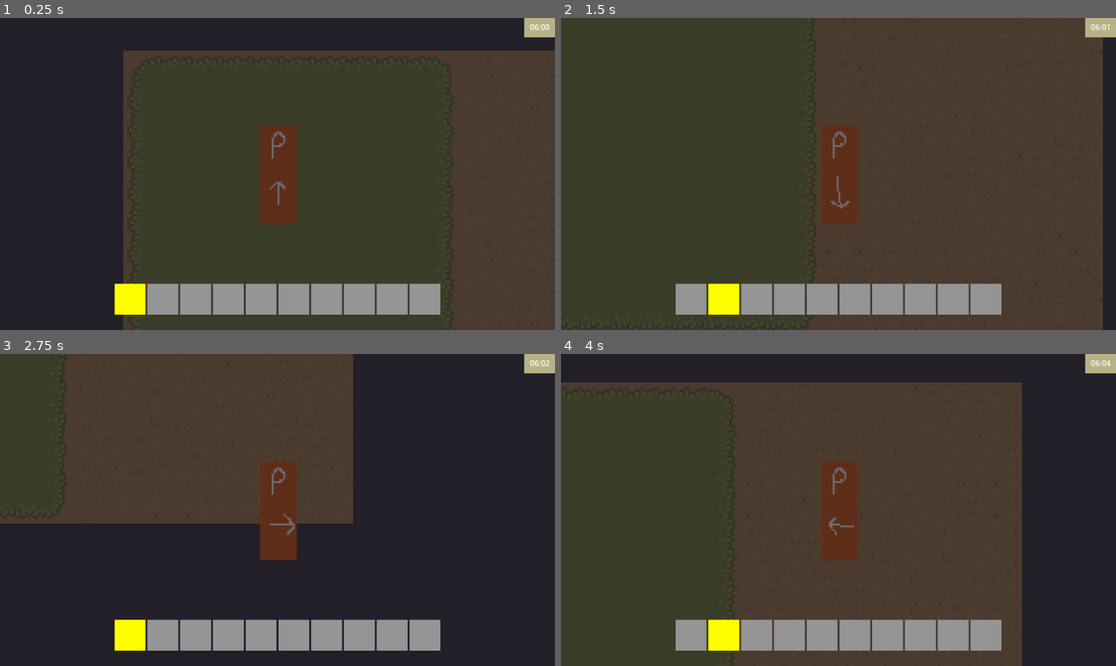
Above: before the commit, frames 1-4 (two rows, left to right).
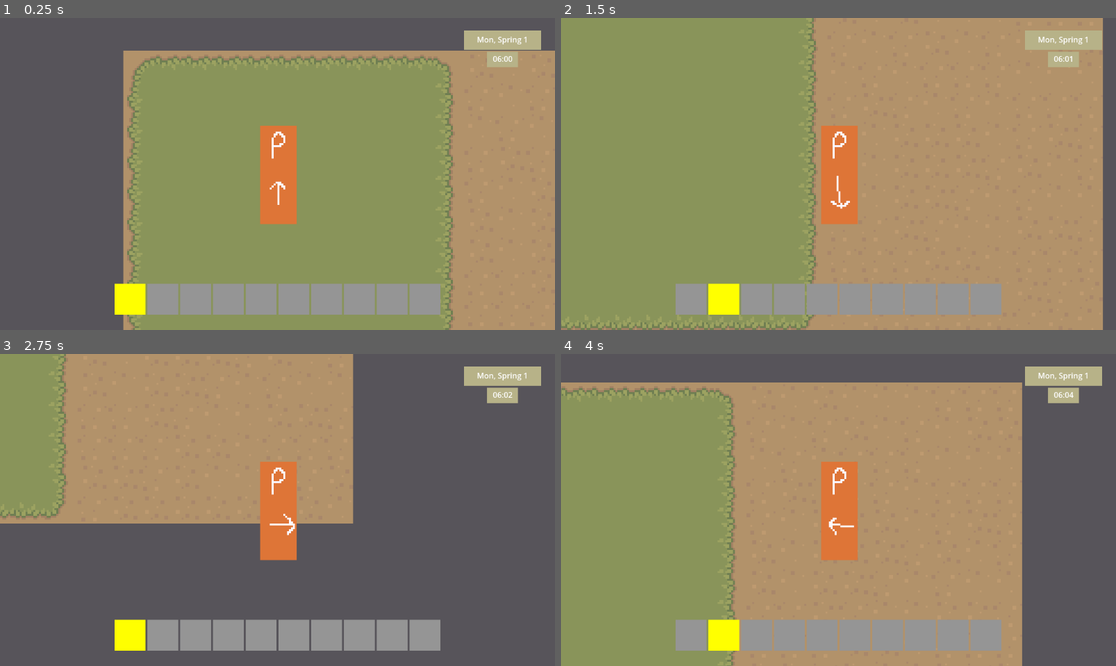
Above: after the commit, the same moments.

Repository: ellis-matthew4/farming-game-framework
Game: Godot game, scene res://scenes/map.tscn
The game is run twice, just before and just after one commit, with the same random seed, the same clock (stepped at 60 frames per second) and the same inputs. The project has no main scene, so this scene is started directly.
Inputs (mouse positions are in pixels of both pictures, inside the frame that each line leads up to):
- Up to frame 1 (0.25 s): no input
- Up to frame 2 (1.5 s): tap Enter at 0.5 s; move the mouse to (960, 158) at 0.52 s; hold D (move_right) 0.53-1.28 s; tap Space (player_interact) at 0.6 s; click (960, 158) at 0.67 s; move the mouse to (727, 189) at 1.27 s; hold S (move_down) from 1.28 s (still down); tap Mouse wheel down (ux_mwd) at 1.35 s
- Up to frame 3 (2.75 s): move the mouse to (333, 441) at 2.02 s; release S (move_down) at 2.03 s; hold D (move_right) from 2.03 s (still down); tap Mouse wheel up (ux_mwu) at 2.1 s
- Up to frame 4 (4 s): move the mouse to (810, 572) at 2.77 s; release D (move_right) at 2.78 s; hold W (move_up) 2.78-3.53 s; tap Space (player_interact) at 2.85 s; click (810, 572) at 2.92 s; move the mouse to (1005, 556) at 3.52 s; hold A (move_left) from 3.53 s (still down); tap Mouse wheel down (ux_mwd) at 3.6 s

The runs differ from the first frame. In frame 1, 95% of the frame differs, in the area x 0-100%, y 0-100%; in frame 2, 95%; in frame 3, 94%; in frame 4, 95%.

Commit message:
Implemented Calendar

Diff:
--- /dev/null
+++ b/src/scenes/Menus/calendar.tscn
@@ -0,0 +1,39 @@
+[gd_scene load_steps=2 format=3 uid="uid://25yggk7n4nul"]
+
+[ext_resource type="Script" path="res://scripts/calendar.gd" id="1_ca1eh"]
+
+[node name="Calendar" type="Control"]
+custom_minimum_size = Vector2(160, 40)
+layout_mode = 3
+anchors_preset = 15
+anchor_right = 1.0
+anchor_bottom = 1.0
+offset_right = -992.0
+offset_bottom = -608.0
+grow_horizontal = 2
+grow_vertical = 2
+size_flags_horizontal = 3
+size_flags_vertical = 3
+script = ExtResource("1_ca1eh")
+
+[node name="ColorRect" type="ColorRect" parent="."]
+custom_minimum_size = Vector2(160, 0)
+layout_mode = 0
+offset_right = 40.0
+offset_bottom = 40.0
+color = Color(0.717647, 0.698039, 0.533333, 1)
+
+[node name="Label" type="Label" parent="ColorRect"]
+layout_mode = 1
+anchors_preset = 8
+anchor_left = 0.5
+anchor_top = 0.5
+anchor_right = 0.5
+anchor_bottom = 0.5
+offset_left = -44.5
+offset_top = -13.0
+offset_right = 44.5
+offset_bottom = 13.0
+grow_horizontal = 2
+grow_vertical = 2
+text = "Wed, Summer 31"
--- a/src/scenes/Menus/clock.tscn
+++ b/src/scenes/Menus/clock.tscn
@@ -3,21 +3,20 @@
 [ext_resource type="Script" path="res://scripts/clock.gd" id="1_f0omx"]
 
 [node name="Clock" type="Control"]
+custom_minimum_size = Vector2(64, 32)
 layout_mode = 3
-anchors_preset = 1
-anchor_left = 1.0
-anchor_right = 1.0
-offset_left = -64.0
-offset_right = -64.0
-grow_horizontal = 0
-size_flags_horizontal = 0
+anchors_preset = 0
+offset_right = 64.0
+offset_bottom = 32.0
+size_flags_horizontal = 2
+size_flags_vertical = 3
 script = ExtResource("1_f0omx")
 
 [node name="ColorRect" type="ColorRect" parent="."]
 custom_minimum_size = Vector2(64, 32)
-layout_mode = 0
-offset_right = 40.0
-offset_bottom = 40.0
+layout_mode = 2
+offset_right = 64.0
+offset_bottom = 32.0
 color = Color(0.717647, 0.698039, 0.533333, 1)
 
 [node name="Label" type="Label" parent="ColorRect"]
--- /dev/null
+++ b/src/scenes/Menus/time_display.tscn
@@ -0,0 +1,25 @@
+[gd_scene load_steps=3 format=3 uid="uid://df8pwckp5xt4"]
+
+[ext_resource type="PackedScene" uid="uid://25yggk7n4nul" path="res://scenes/Menus/calendar.tscn" id="1_sa3td"]
+[ext_resource type="PackedScene" uid="uid://b6kydb3iq66tg" path="res://scenes/Menus/clock.tscn" id="2_cm86o"]
+
+[node name="TimeDisplay" type="Control"]
+layout_mode = 3
+anchors_preset = 0
+offset_left = 963.0
+offset_top = 26.0
+offset_right = 963.0
+offset_bottom = 26.0
+size_flags_horizontal = 0
+
+[node name="VBoxContainer" type="VBoxContainer" parent="."]
+layout_mode = 0
+offset_bottom = 4.0
+
+[node name="Calendar" parent="VBoxContainer" instance=ExtResource("1_sa3td")]
+layout_mode = 2
+
+[node name="Clock" parent="VBoxContainer" instance=ExtResource("2_cm86o")]
+layout_mode = 2
+size_flags_horizontal = 4
+size_flags_vertical = 4
--- a/src/scenes/map.tscn
+++ b/src/scenes/map.tscn
@@ -212,6 +212,84 @@
 terrain_set_0/terrain_1/color = Color(0.0862745, 0.721569, 0.384314, 1)
 sources/1 = SubResource("TileSetAtlasSource_3hg2n")
 
+[sub_resource type="Animation" id="Animation_gdtri"]
+length = 0.001
+tracks/0/type = "value"
+tracks/0/imported = false
+tracks/0/enabled = true
+tracks/0/path = NodePath("AnimationPlayer/DayNightCycle:color")
+tracks/0/interp = 1
+tracks/0/loop_wrap = true
+tracks/0/keys = {
+"times": PackedFloat32Array(0),
+"transitions": PackedFloat32Array(1),
+"update": 0,
+"values": [Color(0.0196078, 0, 0.054902, 0.588235)]
+}
+
+[sub_resource type="Animation" id="Animation_lues2"]
+resource_name = "day_to_evening"
+length = 3.0
+tracks/0/type = "value"
+tracks/0/imported = false
+tracks/0/enabled = true
+tracks/0/path = NodePath("AnimationPlayer/DayNightCycle:color")
+tracks/0/interp = 1
+tracks/0/loop_wrap = true
+tracks/0/keys = {
+"times": PackedFloat32Array(0, 3),
+"transitions": PackedFloat32Array(1, 1),
+"update": 0,
+"values": [Color(0.807843, 0.662745, 1, 0), Color(0.819608, 0.32549, 0, 0.192157)]
+}
+
+[sub_resource type="Animation" id="Animation_5npdq"]
+resource_name = "evening_to_night"
+length = 3.0
+tracks/0/type = "value"
+tracks/0/imported = false
+tracks/0/enabled = true
+tracks/0/path = NodePath("AnimationPlayer/DayNightCycle:color")
+tracks/0/interp = 1
+tracks/0/loop_wrap = true
+tracks/0/keys = {
+"times": PackedFloat32Array(0, 3),
+"transitions": PackedFloat32Array(1, 1),
+"update": 0,
+"values": [Color(0.819608, 0.32549, 0, 0.192157), Color(0.0196078, 0, 0.054902, 0.588235)]
+}
+
+[sub_resource type="Animation" id="Animation_x6g0n"]
+resource_name = "morning"
+tracks/0/type = "value"
+tracks/0/imported = false
+tracks/0/enabled = true
+tracks/0/path = NodePath("AnimationPlayer/DayNightCycle:color")
+tracks/0/interp = 1
+tracks/0/loop_wrap = true
+tracks/0/keys = {
+"times": PackedFloat32Array(0),
+"transitions": PackedFloat32Array(1),
+"update": 0,
+"values": [Color(0.807843, 0.662745, 1, 0.0784314)]
+}
+
+[sub_resource type="Animation" id="Animation_2fgxf"]
+resource_name = "morning_to_day"
+length = 3.0
+tracks/0/type = "value"
+tracks/0/imported = false
+tracks/0/enabled = true
+tracks/0/path = NodePath("AnimationPlayer/DayNightCycle:color")
+tracks/0/interp = 1
+tracks/0/loop_wrap = true
+tracks/0/keys = {
+"times": PackedFloat32Array(0, 3),
+"transitions": PackedFloat32Array(1, 1),
+"update": 0,
+"values": [Color(0.807843, 0.662745, 1, 0.0784314), Color(0.807843, 0.662745, 1, 0)]
+}
+
 [sub_resource type="Animation" id="Animation_cap8d"]
 resource_name = "night_to_morning"
 length = 3.0
@@ -226,84 +304,6 @@
 "transitions": PackedFloat32Array(1, 1),
 "update": 0,
 "values": [Color(0.0196078, 0, 0.054902, 0.588235), Color(0.807843, 0.662745, 1, 0.0784314)]
-}
-
-[sub_resource type="Animation" id="Animation_gdtri"]
-length = 0.001
-tracks/0/type = "value"
-tracks/0/imported = false
-tracks/0/enabled = true
-tracks/0/path = NodePath("AnimationPlayer/DayNightCycle:color")
-tracks/0/interp = 1
-tracks/0/loop_wrap = true
-tracks/0/keys = {
-"times": PackedFloat32Array(0),
-"transitions": PackedFloat32Array(1),
-"update": 0,
-"values": [Color(0.0196078, 0, 0.054902, 0.588235)]
-}
-
-[sub_resource type="Animation" id="Animation_2fgxf"]
-resource_name = "morning_to_day"
-length = 3.0
-tracks/0/type = "value"
-tracks/0/imported = false
-tracks/0/enabled = true
-tracks/0/path = NodePath("AnimationPlayer/DayNightCycle:color")
-tracks/0/interp = 1
-tracks/0/loop_wrap = true
-tracks/0/keys = {
-"times": PackedFloat32Array(0, 3),
-"transitions": PackedFloat32Array(1, 1),
-"update": 0,
-"values": [Color(0.807843, 0.662745, 1, 0.0784314), Color(0.807843, 0.662745, 1, 0)]
-}
-
-[sub_resource type="Animation" id="Animation_lues2"]
-resource_name = "day_to_evening"
-length = 3.0
-tracks/0/type = "value"
-tracks/0/imported = false
-tracks/0/enabled = true
-tracks/0/path = NodePath("AnimationPlayer/DayNightCycle:color")
-tracks/0/interp = 1
-tracks/0/loop_wrap = true
-tracks/0/keys = {
-"times": PackedFloat32Array(0, 3),
-"transitions": PackedFloat32Array(1, 1),
-"update": 0,
-"values": [Color(0.807843, 0.662745, 1, 0), Color(0.819608, 0.32549, 0, 0.192157)]
-}
-
-[sub_resource type="Animation" id="Animation_5npdq"]
-resource_name = "evening_to_night"
-length = 3.0
-tracks/0/type = "value"
-tracks/0/imported = false
-tracks/0/enabled = true
-tracks/0/path = NodePath("AnimationPlayer/DayNightCycle:color")
-tracks/0/interp = 1
-tracks/0/loop_wrap = true
-tracks/0/keys = {
-"times": PackedFloat32Array(0, 3),
-"transitions": PackedFloat32Array(1, 1),
-"update": 0,
-"values": [Color(0.819608, 0.32549, 0, 0.192157), Color(0.0196078, 0, 0.054902, 0.588235)]
-}
-
-[sub_resource type="Animation" id="Animation_x6g0n"]
-resource_name = "morning"
-tracks/0/type = "value"
-tracks/0/imported = false
-tracks/0/enabled = true
-tracks/0/path = NodePath("AnimationPlayer/DayNightCycle:color")
-tracks/0/interp = 1
-tracks/0/loop_wrap = true
-tracks/0/keys = {
-"times": PackedFloat32Array(0),
-"transitions": PackedFloat32Array(1),
-"update": 0,
-"values": [Color(0.807843, 0.662745, 1, 0.0784314)]
 }
 
 [sub_resource type="AnimationLibrary" id="AnimationLibrary_70si5"]
--- /dev/null
+++ b/src/scripts/calendar.gd
@@ -0,0 +1,24 @@
+extends Control
+
+var year = 1
+var season = 0
+var day = 0
+var dow = 0
+
+var days_of_week = ['Mon', 'Tue', 'Wed', 'Thu', 'Fri', 'Sat', 'Sun']
+var seasons = ['Spring', 'Summer', 'Fall', 'Winter']
+
+func _ready():
+	Globals.calendar = self
+	parse_day(Globals.day)
+
+func get_date_string():
+	return days_of_week[dow] + ", " + seasons[season] + ' ' + str(day)
+
+func parse_day(d):
+	dow = d % 7
+	year = d / (31*4) + 1
+	d = d % (31*4)
+	season = d / 31
+	day = d % 31 + 1
+	$ColorRect/Label.text = get_date_string()
--- a/src/scripts/clock.gd
+++ b/src/scripts/clock.gd
@@ -7,13 +7,13 @@
 
 enum { MORNING, DAY, EVENING, NIGHT }
 
-signal group_change(transition)
 signal day_change
 
 func _ready():
 	Globals.clock = self
 	_increment_time()
-	emit_signal("group_change", "morning")
+	await get_tree().create_timer(0.01).timeout
+	Globals.menuLayer.on_clock_group_change("morning")
 
 func _increment_time():
 	await get_tree().create_timer(increment).timeout
@@ -23,15 +23,17 @@
 		var minute = _format(time % 60)
 		$ColorRect/Label.text = hour + ":" + minute
 		if time == 359:
-			emit_signal("group_change", "night_to_morning")
+			Globals.menuLayer.on_clock_group_change("night_to_morning")
 		elif time == 719:
-			emit_signal("group_change", "morning_to_day")
+			Globals.menuLayer.on_clock_group_change("morning_to_day")
 		elif time == 1019:
-			emit_signal("group_change", "day_to_evening")
+			Globals.menuLayer.on_clock_group_change("day_to_evening")
 		elif time == 1199:
-			emit_signal("group_change", "evening_to_night")
+			Globals.menuLayer.on_clock_group_change("evening_to_night")
 		elif time == 360:
 			emit_signal("day_change")
+		elif time == 0:
+			Globals.increment_day()
 	_increment_time()
 
 func _format(num):
--- a/src/scripts/globals.gd
+++ b/src/scripts/globals.gd
@@ -11,12 +11,14 @@
 var keyboard = true
 var seed = 0
 var time_stopped = false
+var day = 0
 
 # Instances - Important dynamically-loaded "singletons"
 var player
 var menuLayer
 var camera
 var clock
+var calendar
 
 # Preloads - Important classes to keep a base in memory at all times
 
@@ -28,8 +30,13 @@
 		'can_move?': movement_blocked,
 		'inventory slots': str(unlocked_inventory_slots) + "/" + str(max_inventory_slots),
 		'device': 'keyboard' if keyboard else 'controller',
-		'time stopped?': time_stopped
+		'time stopped?': time_stopped,
+		'in-game day': day
 	}
+
+func increment_day():
+	day += 1
+	calendar.parse_day(day)
 
 # Global processes
 func _ready():
--- a/src/scripts/menu_layer.gd
+++ b/src/scripts/menu_layer.gd
@@ -4,15 +4,14 @@
 var quick_inv = preload("res://scenes/Menus/quick_inventory.tscn")
 var pauseMenu = preload("res://scenes/Menus/pause_menu.tscn")
 var debug = preload("res://scenes/Menus/debug.tscn")
-var clock = preload("res://scenes/Menus/clock.tscn")
+var time_display = preload("res://scenes/Menus/time_display.tscn")
 var debugging = false
 var reset_timer = false
 
 func _ready():
 	Globals.menuLayer = self
-	var clock_inst = clock.instantiate()
-	add_child(clock_inst)
-	clock_inst.group_change.connect(_on_clock_group_change)
+	var time_display_inst = time_display.instantiate()
+	add_child(time_display_inst)
 
 func debug_menu():
 	if not reset_timer:
@@ -45,5 +44,5 @@
 	await get_tree().create_timer(timeout).timeout
 	reset_timer = false
 
-func _on_clock_group_change(transition):
+func on_clock_group_change(transition):
 	$AnimationPlayer.play(transition)
--- a/src/scripts/player.gd
+++ b/src/scripts/player.gd
@@ -21,7 +21,7 @@
 			velocity = Vector2(0,0)
 			_interact()
 		elif Input.is_action_just_pressed("player_cancel"):
-			_cancel()
+			Globals.increment_day()
 		elif Input.is_action_just_pressed("ux_menu"):
 			Globals.menuLayer.ig_menu()
 		elif Input.is_action_just_pressed("ux_pause"):
